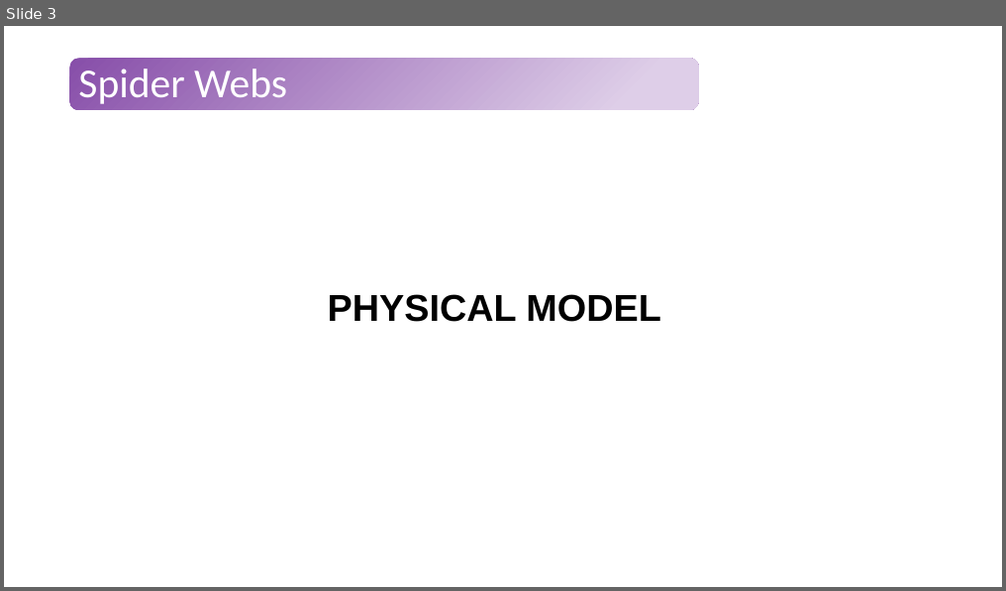
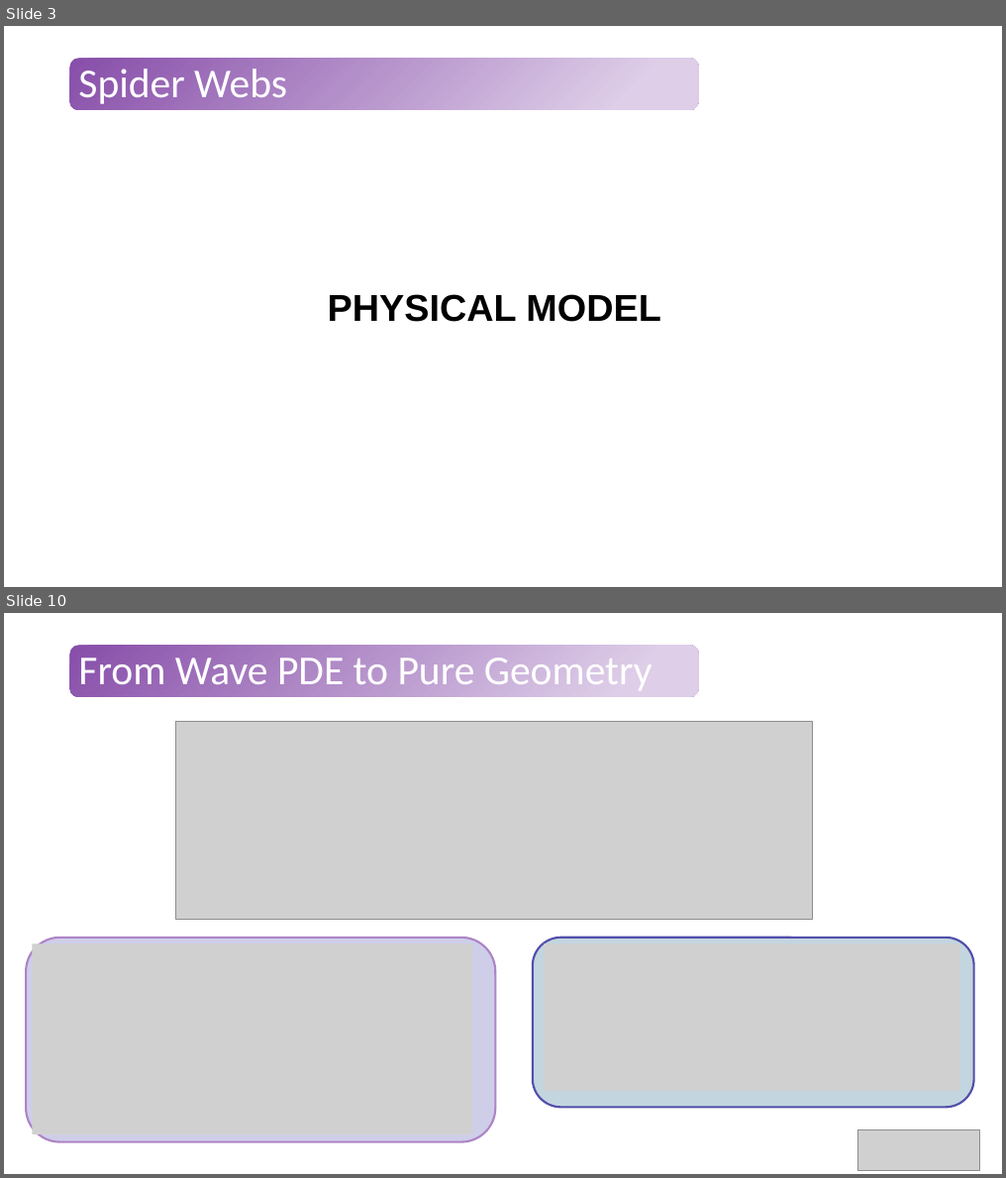
Before and after one commit to Tavi681/PoliPhysics, a slide deck: Tema 2/paper/Tema2.pptx. Shown one above the other, each under a label of ours: slide 3 before the commit, slides 3 and 10 after it; the slides between them are not shown. The pictures are 1006x591 and 1006x1178 pixels, drawn with LibreOffice and Linux fonts; fonts in the diff are those of the drawing; grey boxes stand for pictures. Boxes give left, top, right and bottom in pixels: in the first picture for what was removed or moved away, otherwise in the second. Text is boxed around its words. In the diff, an @@ line names an element or a change of style, - is before the commit and + after.

```diff
--- a/Tema 2/paper/Tema2.pptx
+++ b/Tema 2/paper/Tema2.pptx
@@ slide 10 added at [4, 613, 1002, 1174], background #FFFFFF; not listed: 1 template element that a slide beside it also shows @@
@@ title added at [78, 658, 652, 691], 39.6 pt, text #FFFFFF @@
+From Wave PDE to Pure Geometry
@@ picture added at [176, 722, 813, 919] @@
@@ rounded rectangle added at [26, 938, 495, 1143], fill #CFCEE9, outline #AD84C6 2 pt @@
@@ rounded rectangle added at [533, 938, 974, 1108], fill #C3D5DF, outline #524EAB 2 pt @@
@@ picture added at [33, 944, 473, 1135] @@
@@ picture added at [544, 944, 959, 1091] @@
@@ picture added at [858, 1131, 980, 1171] @@
```
Also in this commit, not shown: 1 slide changed, 6 other slides added.
